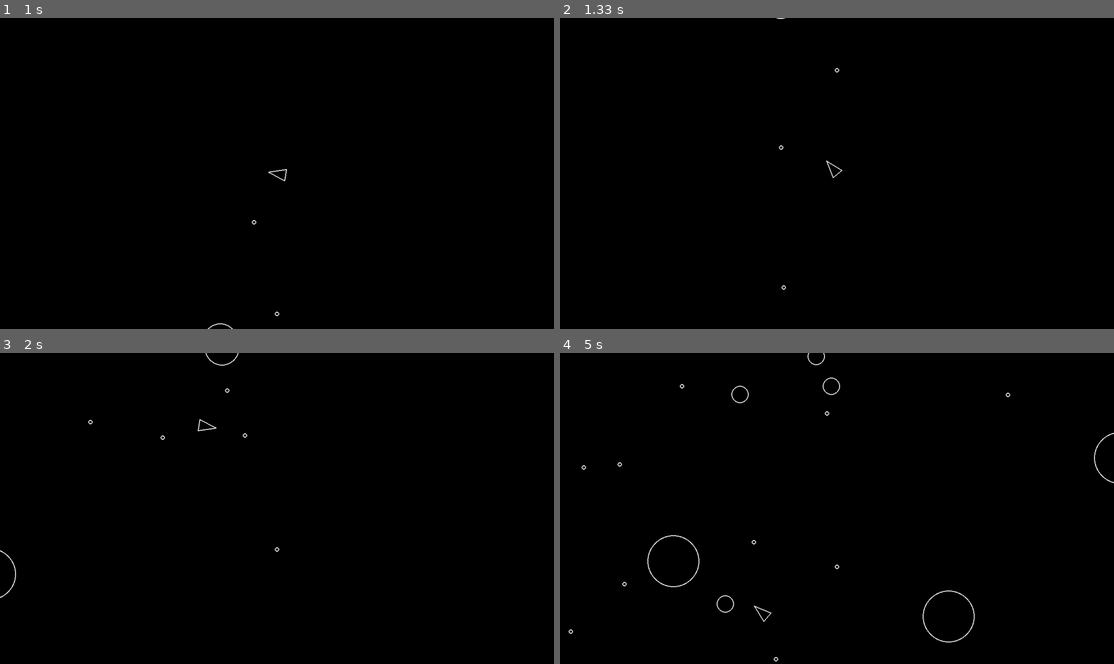
Above: before the commit, frames 1-4 (two rows, left to right).
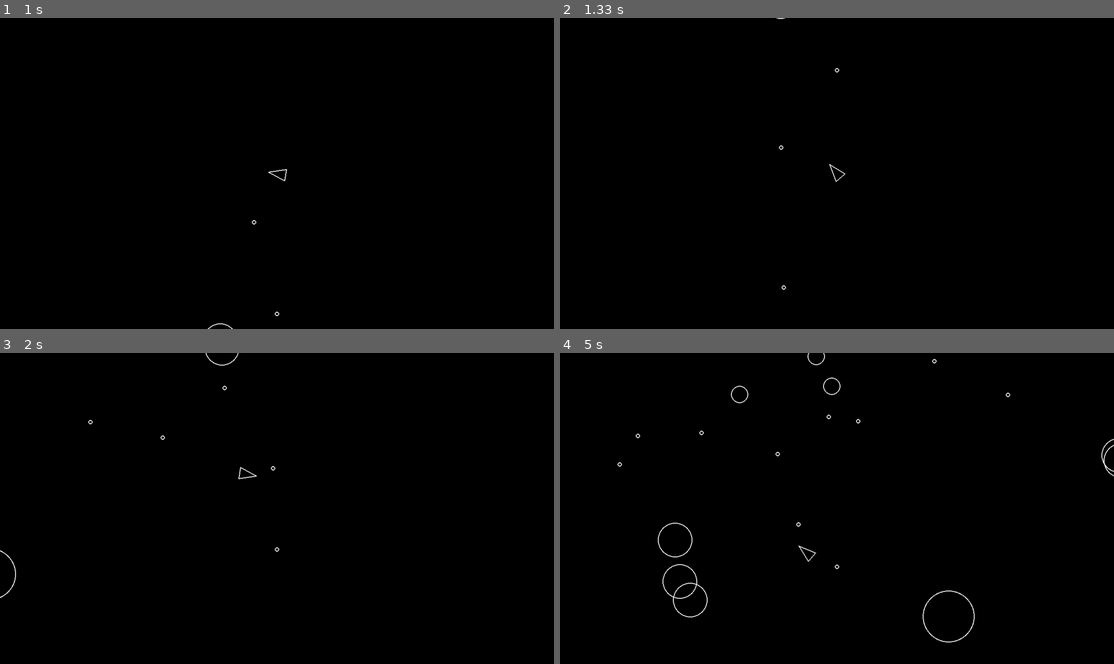
Above: after the commit, the same moments.

Repository: cluddles/pygame-asteroids
Game: pygame game, started from main.py
Two runs of this game, one before a commit and one after it. Both use one fixed random seed, a clock stepped at 60 frames per second and the inputs below.
Inputs:
- Up to frame 1 (1 s): tap Space at 0.33, 0.73 s; hold Right from 0.67 s (still down)
- Up to frame 2 (1.33 s): tap Space at 1.03, 1.23 s; release Right at 1.13 s; hold Up from 1.17 s (still down)
- Up to frame 3 (2 s): release Up at 1.47 s; hold Right 1.5-1.97 s; tap Space at 1.57, 1.87 s
- Up to frame 4 (5 s): hold Left 2-2.53 s; tap Space at 2.07, 2.37, 2.63, 2.97, 3.27, 3.4, 3.8, 4.1, 4.47, 4.87 s; hold Down 2.57-2.87 s; hold Left 2.9-3.3 s; hold Up 3.33-3.7 s; hold Right 3.73-4.37 s; hold Down 4.4-4.77 s; hold Left from 4.8 s (still down)

Frame 1 is identical in both runs. In frame 2, less than 0.1% of the frame differs, in the area x 48-52%, y 45-53%; in frame 3, 0.1%; in frame 4, 0.8%, in the area x 1-100%, y 1-100%.

Commit message:
Fix player velocity

Diff:
--- a/constants.py
+++ b/constants.py
@@ -9,8 +9,8 @@
 
 PLAYER_RADIUS = 20
 PLAYER_TURN_SPEED = 300
-PLAYER_THRUST = 20
-PLAYER_MAX_SPEED = 300
+PLAYER_THRUST = 500
+PLAYER_MAX_SPEED = 1000
 PLAYER_SHOOT_SPEED = 500
 PLAYER_SHOOT_COOLDOWN = 0.3
 
--- a/player.py
+++ b/player.py
@@ -33,7 +33,7 @@
 
     def shoot(self):
         shot = Shot(self.position.x, self.position.y, SHOT_RADIUS)
-        shot.velocity = pygame.Vector2(0, 1).rotate(self.rotation) * PLAYER_SHOOT_SPEED
+        shot.velocity = self.velocity + pygame.Vector2(0, 1).rotate(self.rotation) * PLAYER_SHOOT_SPEED
         self.shoot_cooldown = PLAYER_SHOOT_COOLDOWN
 
     def update(self, dt):
@@ -49,6 +49,7 @@
             self.thrust(dt)
         if keys[pygame.K_s] or keys[pygame.K_DOWN]:
             self.thrust(-dt)
+        # shoot
         if keys[pygame.K_SPACE] and self.shoot_cooldown <= 0:
             self.shoot()
-        self.position += self.velocity
+        self.position += self.velocity * dt
